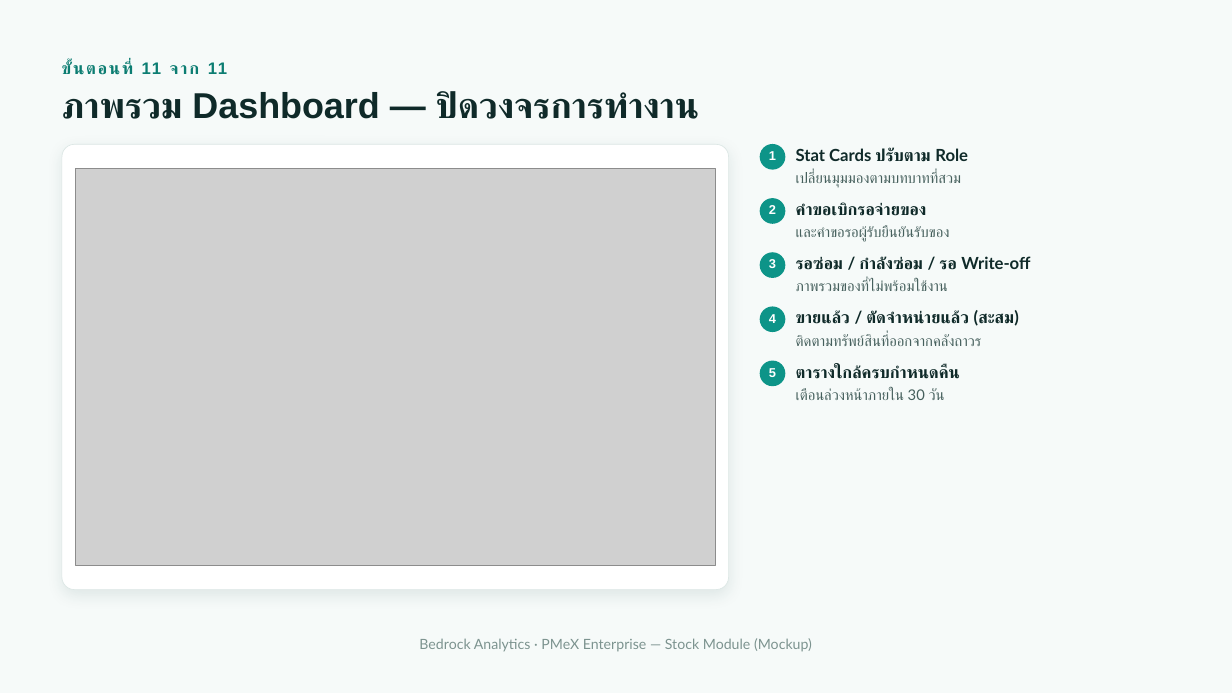
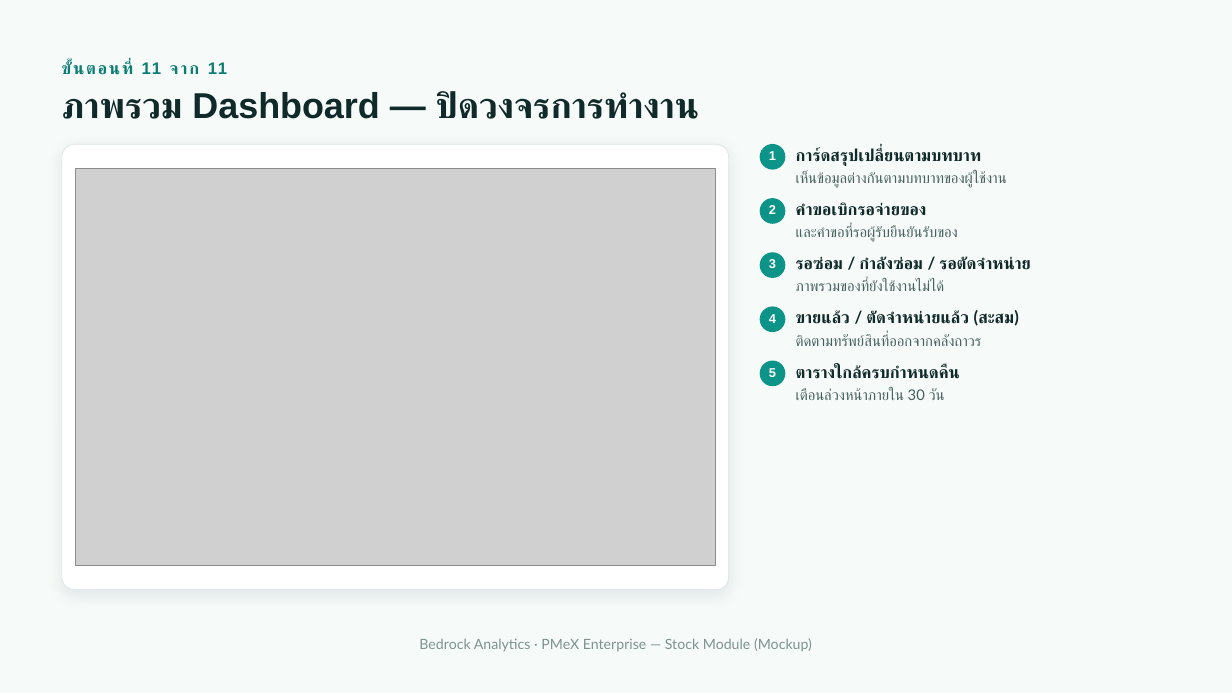
Before and after one commit to LaddaK-Bedrocks/ASSET_STOCK, a slide deck: slide 20 of PMeX Stock Module — Mockup Presentation.pptx (slide 19 before the commit). Drawn at 1232x693 pixels with LibreOffice and Linux fonts; fonts in the diff are those of the drawing; grey boxes stand for pictures. Boxes give left, top, right and bottom in pixels: in the first picture for what was removed or moved away, otherwise in the second. Text is boxed around its words. In the diff, an @@ line names an element or a change of style, - is before the commit and + after.

```diff
--- a/PMeX Stock Module — Mockup Presentation.pptx
+++ b/PMeX Stock Module — Mockup Presentation.pptx
@@ text at (796,148,982,166): text changed @@
-Stat Cards ปรับตาม Role
+การ์ดสรุปเปลี่ยนตามบทบาท
@@ text at (796,171,1007,188): text changed @@
-เปลี่ยนมุมมองตามบทบาทที่สวม
+เห็นข้อมูลต่างกันตามบทบาทของผู้ใช้งาน
@@ text at (796,225,958,242): text changed @@
-และคำขอรอผู้รับยืนยันรับของ
+และคำขอที่รอผู้รับยืนยันรับของ
@@ text at (796,257,1031,270): text changed @@
-รอซ่อม / กำลังซ่อม / รอ Write-off
+รอซ่อม / กำลังซ่อม / รอตัดจำหน่าย
@@ text at (796,280,945,291): text changed @@
-ภาพรวมของที่ไม่พร้อมใช้งาน
+ภาพรวมของที่ยังใช้งานไม่ได้
```
Also in this commit, not shown: 13 other slides changed, 4 slides added, 3 slides removed, 4 other files.
